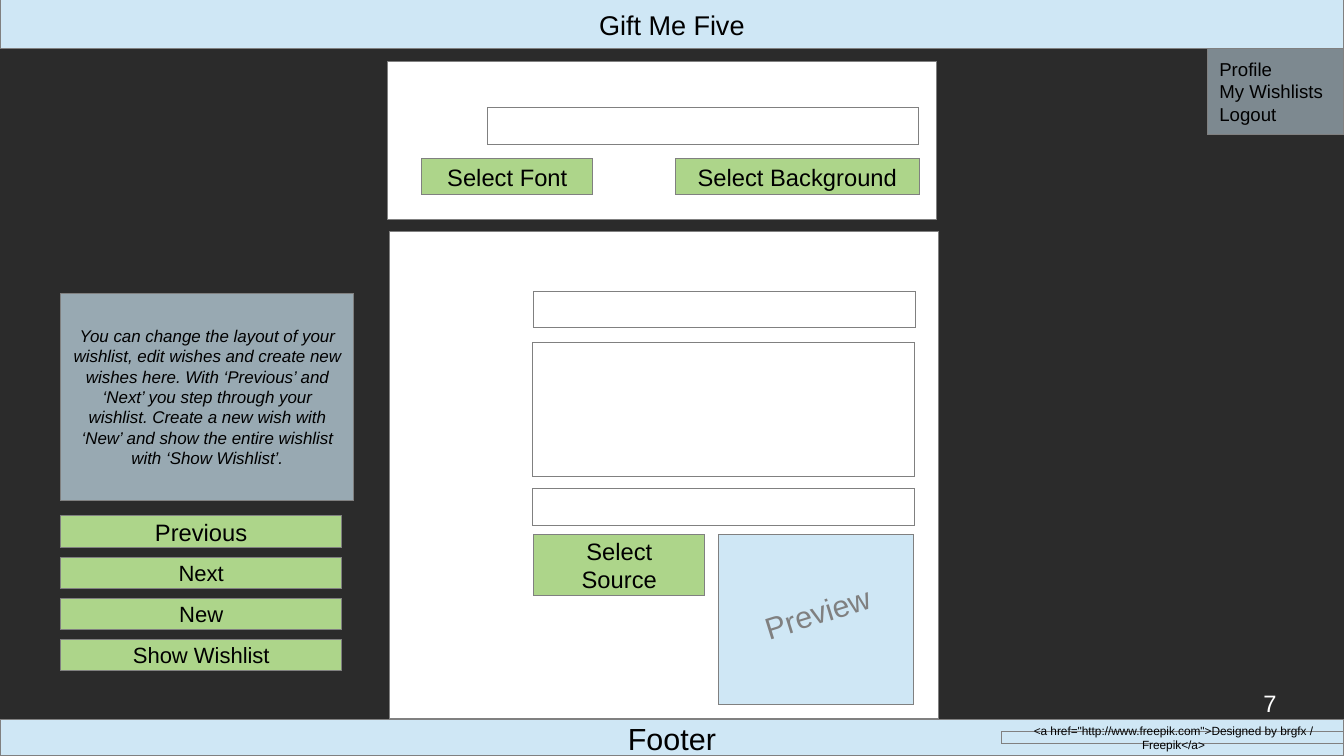
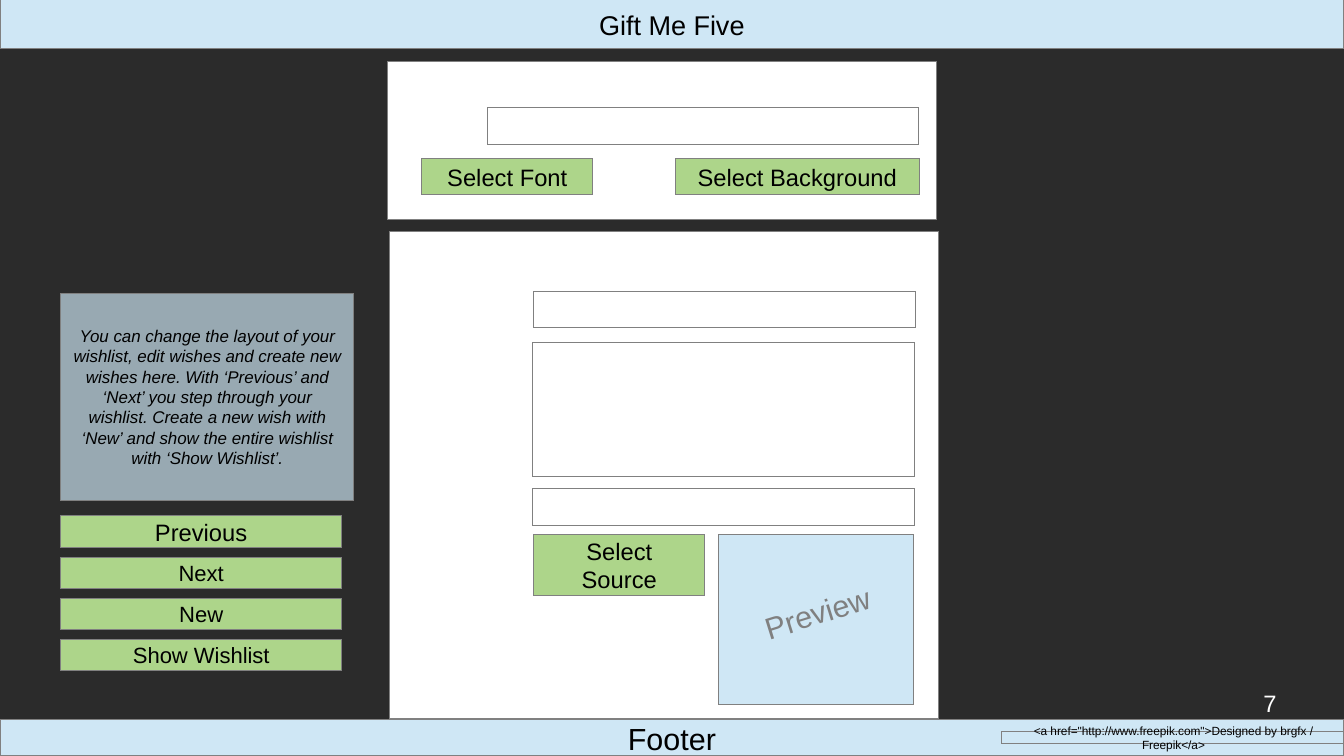
Before and after one commit to WCS-Java-Training-Bonn-2019/gift-me-five, a slide deck: slide 7 of files/mock_up.odp. Drawn at 1344x756 pixels with LibreOffice and Linux fonts; fonts in the diff are those of the drawing; background and template pictures are left out; a plain dark background stands for a picture behind light text. Boxes give left, top, right and bottom in pixels: in the first picture for what was removed or moved away, otherwise in the second. Text is boxed around its words. In the diff, an @@ line names an element or a change of style, - is before the commit and + after.

```diff
--- a/files/mock_up.odp
+++ b/files/mock_up.odp
@@ rectangle removed at (x1=1207, y1=49, x2=1344, y2=134) @@
-Profile
-My Wishlists
-Logout
```
Also in this commit, not shown: 2 other slides changed.
